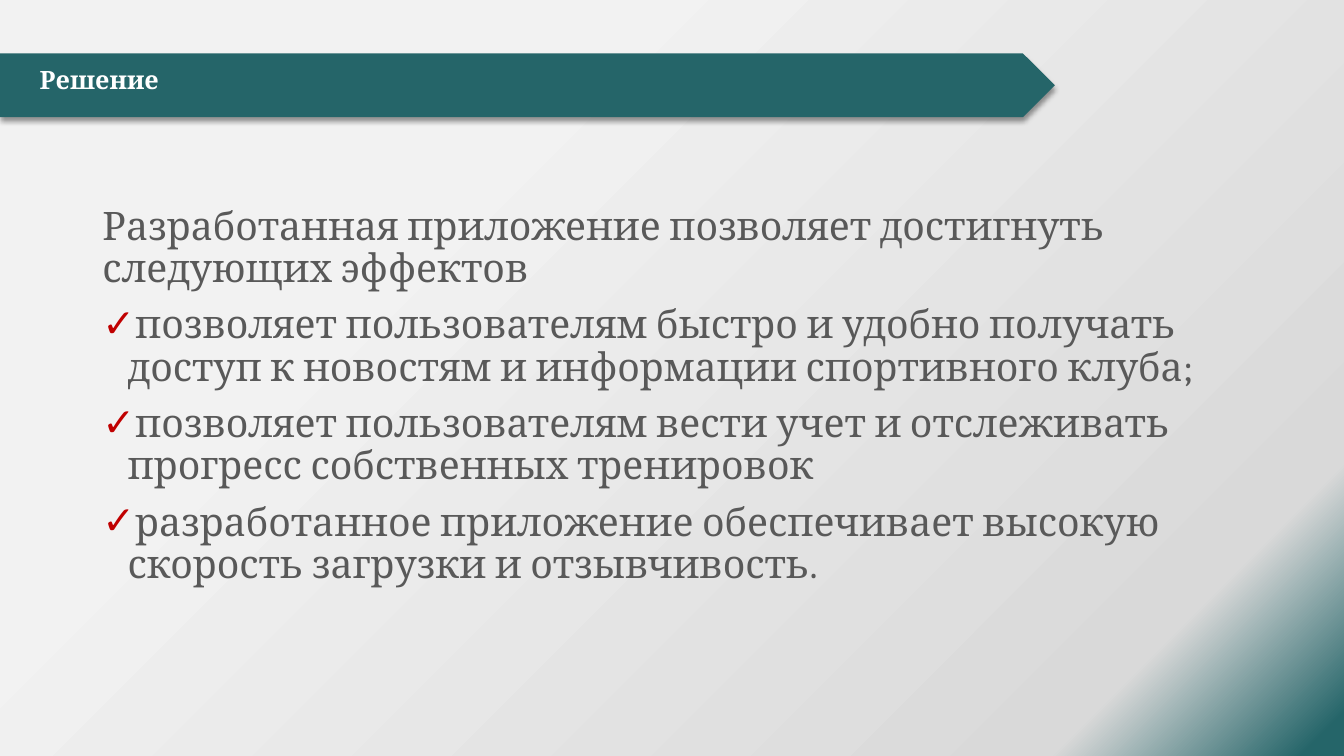
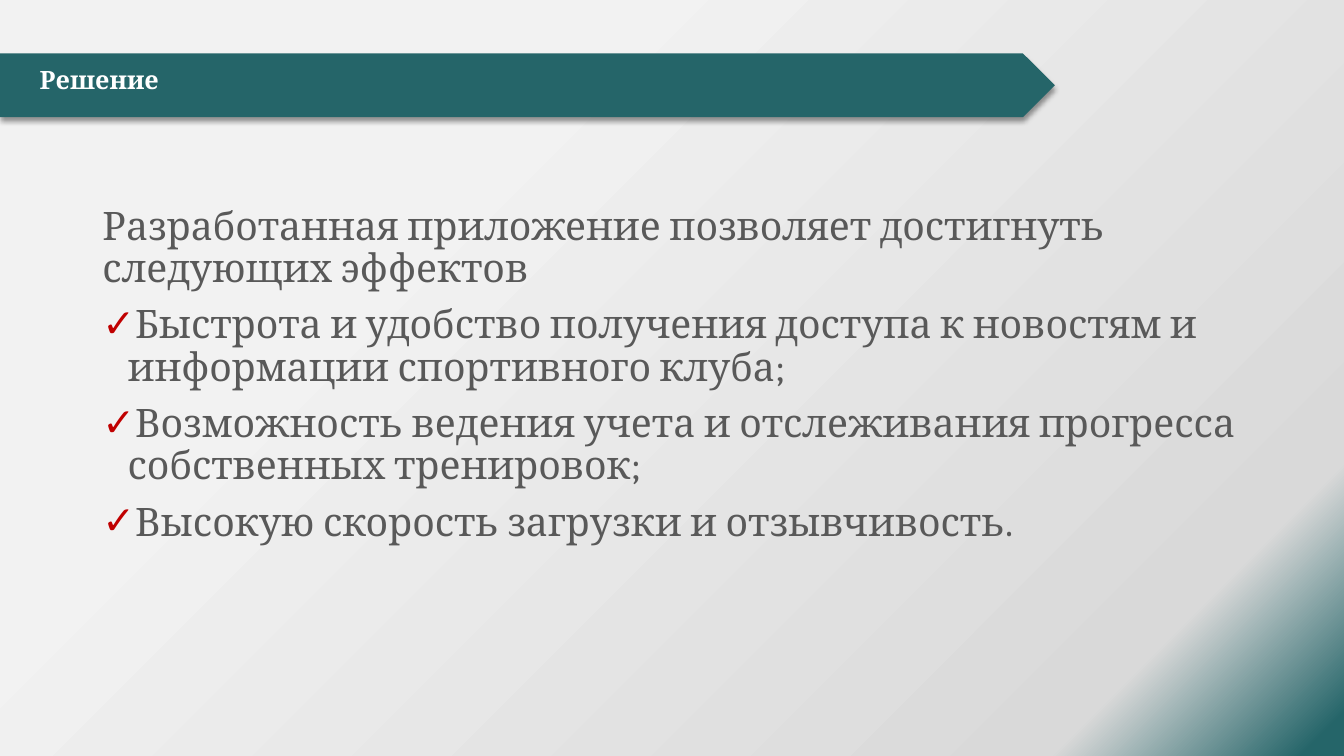
Before and after one commit to ALKOTS/Diplom, a slide deck: slide 14 of Доки/Данилин А.А.pptx. Drawn at 1344x756 pixels with LibreOffice and Linux fonts; fonts in the diff are those of the drawing; background and template pictures are left out. Boxes give left, top, right and bottom in pixels: in the first picture for what was removed or moved away, otherwise in the second. Text is boxed around its words. In the diff, an @@ line names an element or a change of style, - is before the commit and + after.

```diff
--- a/Доки/Данилин А.А.pptx
+++ b/Доки/Данилин А.А.pptx
@@ text at (128, 308, 1235, 546): text changed @@
-✓ позволяет пользователям быстро и удобно получать доступ к новостям и информации спортивного клуба;
-✓ позволяет пользователям вести учет и отслеживать прогресс собственных тренировок
-✓ разработанное приложение обеспечивает высокую скорость загрузки и отзывчивость.
+✓ Быстрота и удобство получения доступа к новостям и информации спортивного клуба;
+✓ Возможность ведения учета и отслеживания прогресса собственных тренировок;
+✓ Высокую скорость загрузки и отзывчивость.
```
